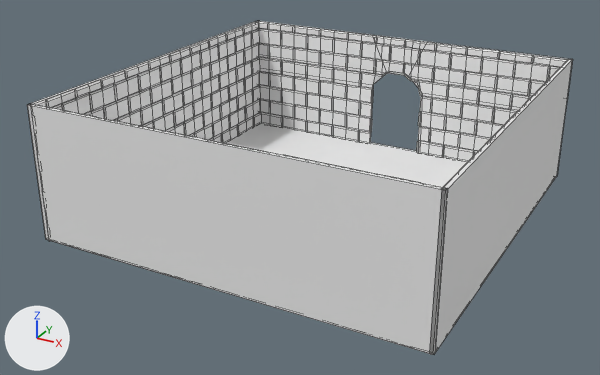
Two versions of the FBX model Dungeon/Assets/Models/UpdatedRooms/T.fbx, one commit apart.
Both versions are drawn from a 50 mm lens placed at (18.5, -36.1, 18.8), pointed at (-0.6, -1.3, 1.5). Every picture has the same lights, and +X, +Y and +Z are marked at lower left. Mesh edges are drawn as thin lines.

Before the edit, the objects in view are built like this:
```python
me_cube_146 = bpy.data.meshes.new('Cube.146')
me_cube_146.from_pydata(...)  # 2889 vertices, 2705 faces; spans x -10.1..10.1, y -10.1..10.1, z 0.0..7.0
me_cube_146.materials.append(mat_material_453)  # white #efefef
ob_cube_100 = bpy.data.objects.new('Cube.100', me_cube_146)
ob_cube_100.location = (0.0, 0.0, 0.0)
```
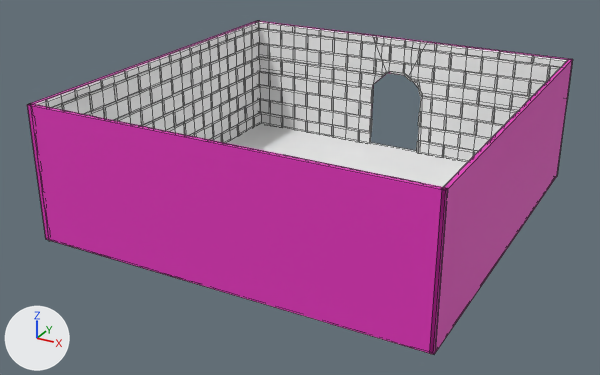
Where the change shows, as pixel boxes [x1, y1, x2, y2] in the pictures (600 x 375 px):
```json
{"part": 1, "of": "me_cube_146", "change": "recoloured", "before": [258, 21, 428, 117], "after": [258, 21, 428, 117]}
{"part": 2, "of": "me_cube_146", "change": "recoloured", "before": [427, 42, 573, 173], "after": [427, 42, 573, 173]}
{"part": 3, "of": "me_cube_146", "change": "recoloured", "before": [27, 21, 447, 354], "after": [27, 21, 447, 354], "on screen": "white to pink"}
{"part": 4, "of": "me_cube_146", "change": "recoloured", "before": [430, 59, 573, 354], "after": [430, 59, 573, 354]}
```

Scene script edits in JSON lines:
```json
{"op": "add", "block": "mat_material_010", "code": ["mat_material_010 = principled_material('Material.010')", "mat_material_010.base_color = (0.8, 0.0353, 0.524)  # pink #e735bf"]}
{"block": "me_cube_146", "where": "me_cube_146.from_pydata(...)  # 2889 vertices, 2705 faces; spans x -10.1..10.1, y -10.1..10.1, z 0.0..7.0"}
{"block": "me_cube_146", "where": "# used by ob_cube_100; location = (0.0, 0.0, 0.0)"}
{"block": "me_cube_146", "change": "me_cube_146 part 1: 8 of the faces centred in x -5.9..0.0, y 9.9..10.1, z 2.0..7.0 switch from mat_material_453 (white #efefef) to mat_material_010 (pink #e735c0)"}
{"block": "me_cube_146", "change": "me_cube_146 part 2: 8 of the faces centred in x 5.6..10.1, y 9.9..10.1, z 2.0..7.0 switch from mat_material_453 (white #efefef) to mat_material_010 (pink #e735c0)"}
{"block": "me_cube_146", "change": "me_cube_146 part 3: 7 of the faces centred in x -10.1..0.0, y -10.1..0.0, z 3.5..7.0 switch from mat_material_453 (white #efefef) to mat_material_010 (pink #e735c0)"}
{"block": "me_cube_146", "change": "me_cube_146 part 4: 4 of the faces centred in x 9.9..10.1, y -10.1..0.0, z 3.5..7.0 switch from mat_material_453 (white #efefef) to mat_material_010 (pink #e735c0)"}
```
